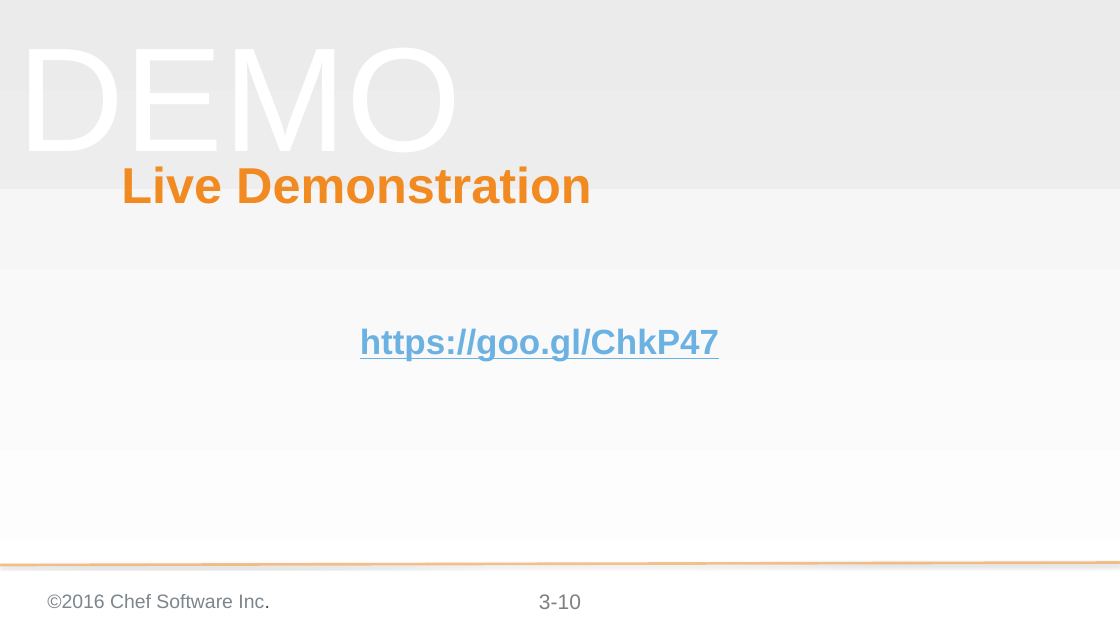
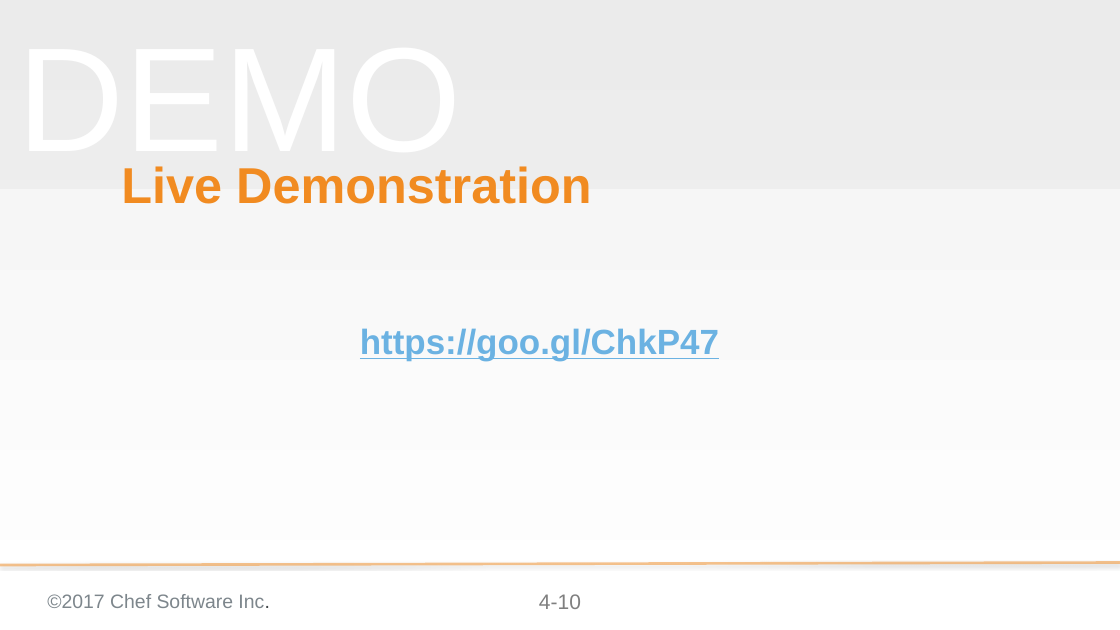
Before and after one commit to chef-training/elegant_tests, a slide deck: slide 10 of 04-shared_examples.pptx. Drawn at 1120x630 pixels with LibreOffice and Linux fonts; fonts in the diff are those of the drawing; background and template pictures are left out. Boxes give left, top, right and bottom in pixels: in the first picture for what was removed or moved away, otherwise in the second. Text is boxed around its words. In the diff, an @@ line names an element or a change of style, - is before the commit and + after.

```diff
--- a/04-shared_examples.pptx
+++ b/04-shared_examples.pptx
@@ text at box(47, 594, 269, 608): text changed @@
-©2016 Chef Software Inc.
+©2017 Chef Software Inc.
@@ page number at box(539, 594, 581, 609): text changed @@
-3-10
+4-10
```
Also in this commit, not shown: 16 other slides changed, 3 other files.
